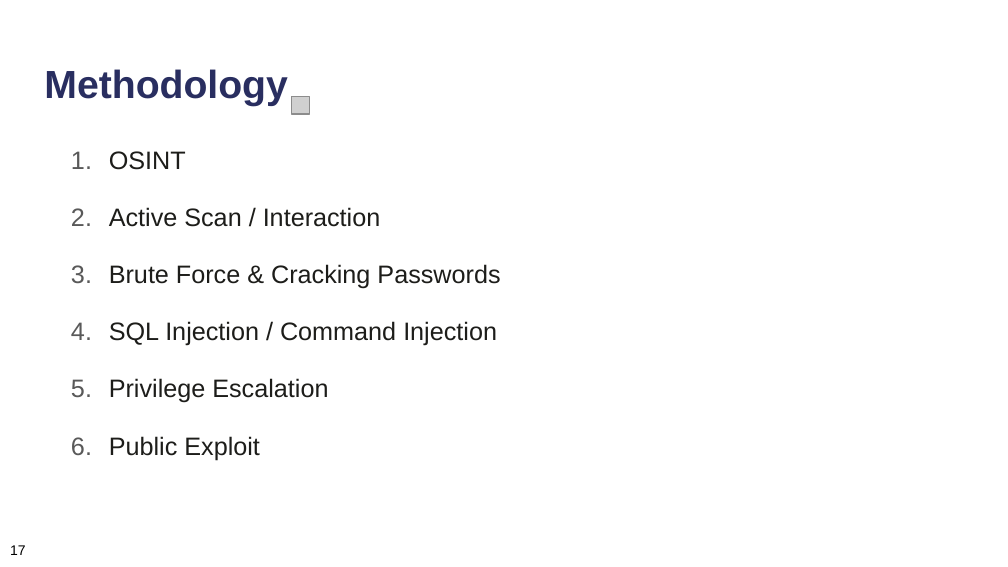
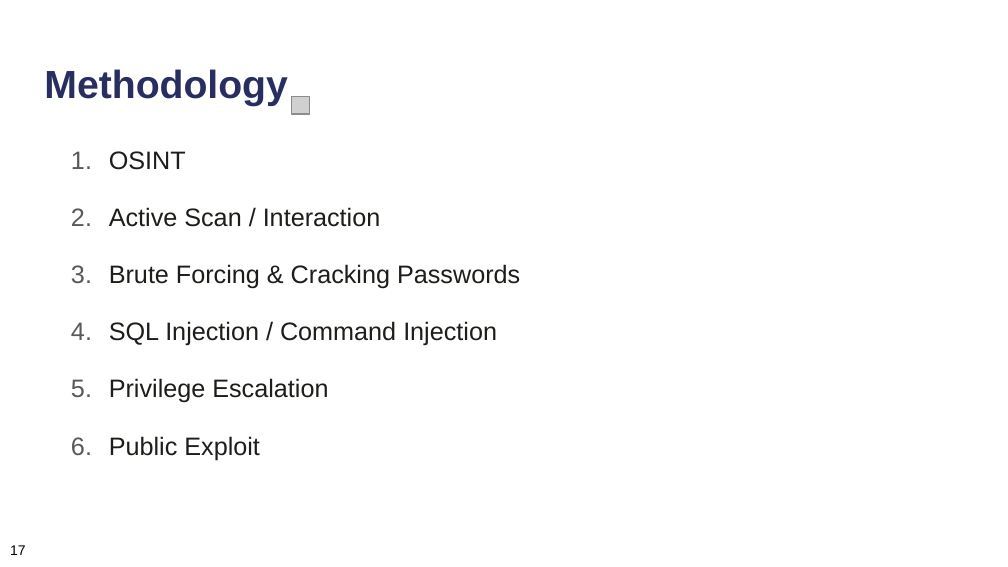
Before and after one commit to neubert-simon/auv-final-report, a slide deck: slide 26 of Final Presentation/ICS_Praesentationsfolien.pptx. Drawn at 1008x567 pixels with LibreOffice and Linux fonts; fonts in the diff are those of the drawing; grey boxes stand for pictures. Boxes give left, top, right and bottom in pixels: in the first picture for what was removed or moved away, otherwise in the second. Text is boxed around its words. In the diff, an @@ line names an element or a change of style, - is before the commit and + after.

```diff
--- a/Final Presentation/ICS_Praesentationsfolien.pptx
+++ b/Final Presentation/ICS_Praesentationsfolien.pptx
@@ text at (109,264,520,289): text changed @@
-3. Brute Force & Cracking Passwords
+3. Brute Forcing & Cracking Passwords
```
Also in this commit, not shown: 2 other slides changed, 1 slide added, 1 slide removed.
